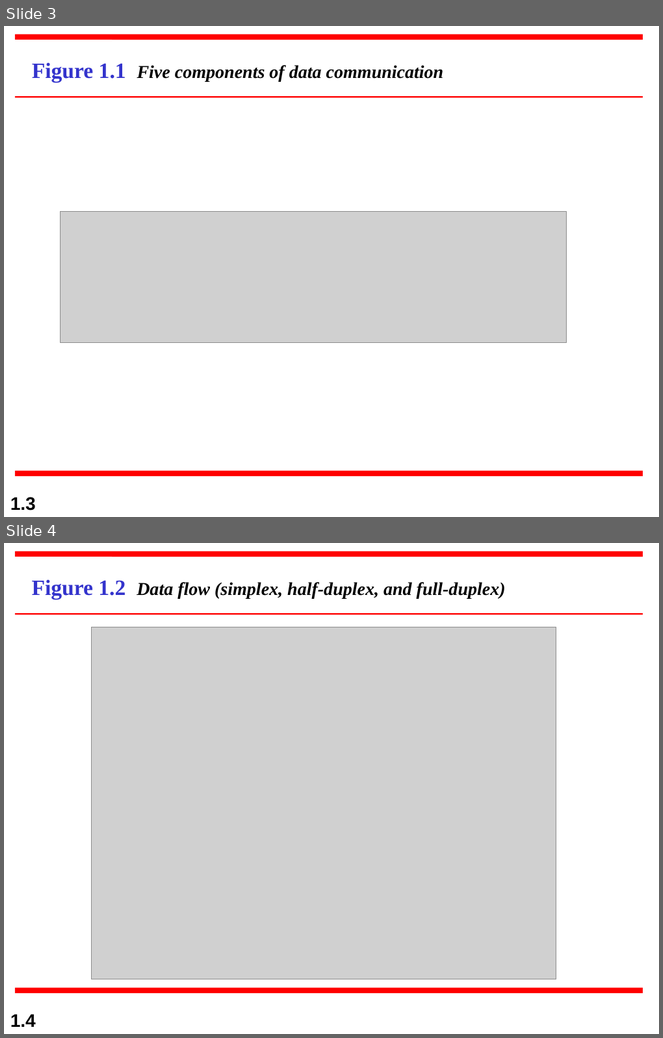
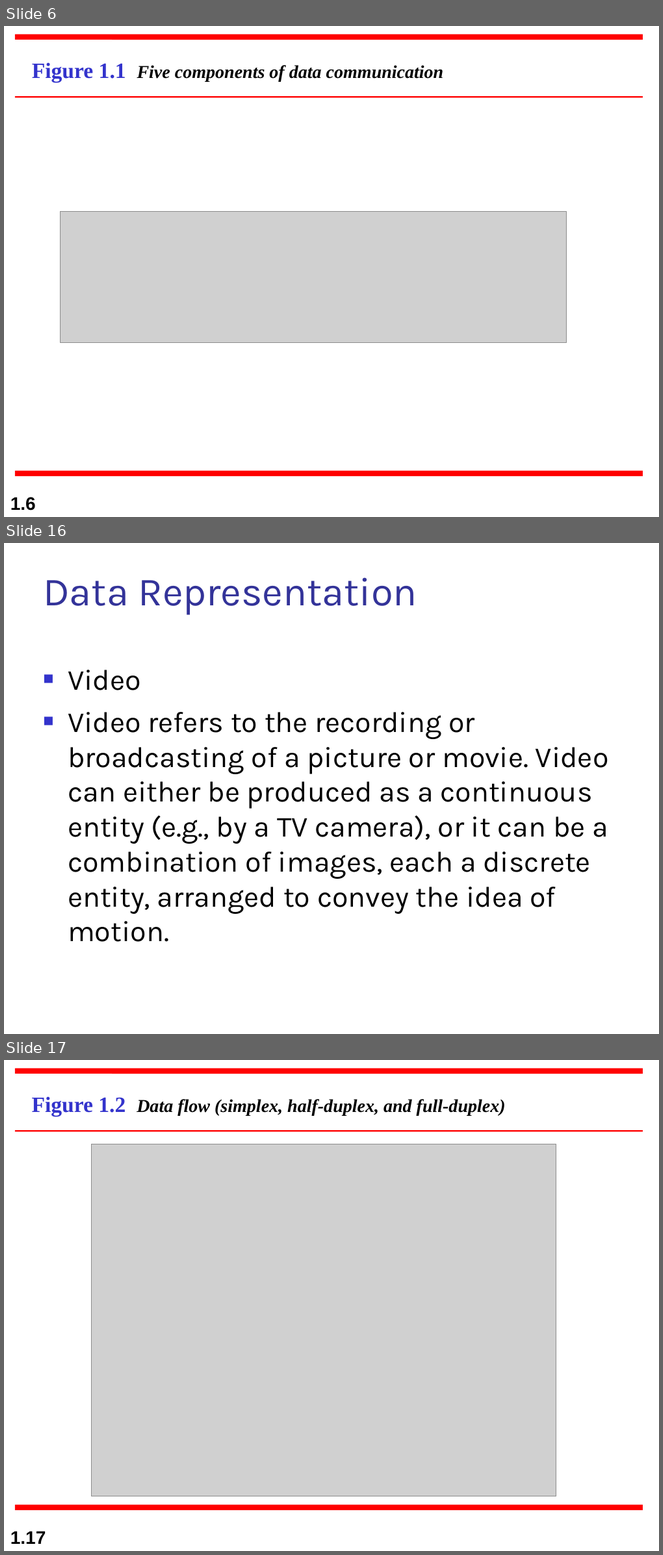
Before and after one commit to primusr/GITFiles, a slide deck: DATA COMM/ch01.ppt. Shown one above the other, each under a label of ours: slides 3 and 4 before the commit, slides 6, 16 and 17 after it; the slides between them are not shown. The pictures are 663x1038 and 663x1555 pixels, drawn with LibreOffice and Linux fonts; fonts in the diff are those of the drawing; grey boxes stand for pictures. Boxes give left, top, right and bottom in pixels: in the first picture for what was removed or moved away, otherwise in the second. Text is boxed around its words. In the diff, an @@ line names an element or a change of style, - is before the commit and + after.

```diff
--- a/DATA COMM/ch01.ppt
+++ b/DATA COMM/ch01.ppt
@@ slide 16 added at [4,543,659,1034], background #FFFFFF @@
@@ title added at [43,577,417,615], 44 pt, text #333399 @@
+Data Representation
@@ text added at [68,670,609,942], 32 pt, text #000000 @@
+■ Video
+■ Video refers to the recording or broadcasting of a picture or movie. Video can either be produced as a continuous entity (e.g., by a TV camera), or it can be a combination of images, each a discrete entity, arranged to convey the idea of motion.
@@ what was slide 3 is now slide 6 @@
@@ page number at [10,497,36,511]: text changed @@
-1.3
+1.6
@@ what was slide 4 is now slide 17 @@
@@ page number at [10,1531,46,1544]: text changed @@
-1.4
+1.17
```
Also in this commit, not shown: 12 other slides added.
